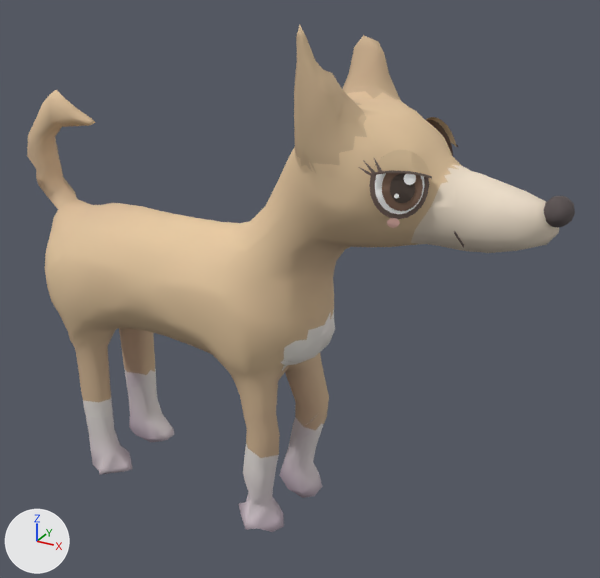
A saved change to the glTF model art/models/animals/indie_dog.glb.
The view is the same before and after, from a camera (50 mm lens) standing at (0.432, -0.691, 0.634) and looking at (0.03, 0.04, 0.268). The lights are fixed; the arrows at lower left show +X, +Y and +Z. The first picture is the older version. Vertices at exactly the same position are counted once.

In view in the first picture: 'indie_dog'.
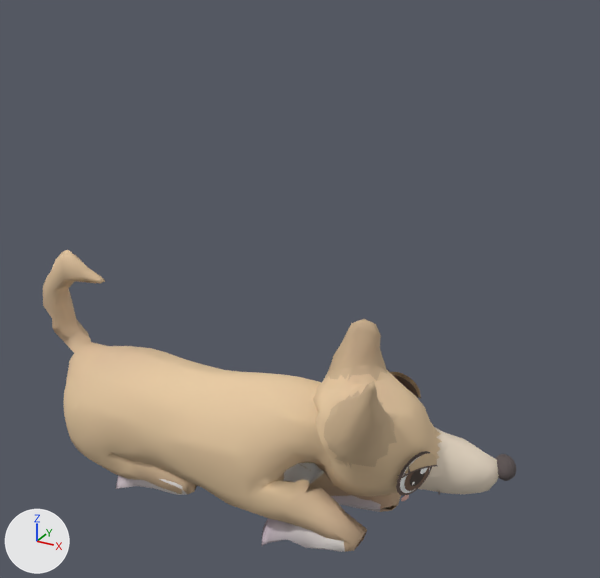
The newer file adds a shape key; the second version is drawn at full value of the shape key 'sleep' of 'indie_dog', and the change is written as the vertex moves it makes.

Changed parts and their boxes (x1, y1, x2, y2) in the pictures (600 x 578 px; the box of a moved part takes in the faces that stretch with it):
'indie_dog', reshaped (14% narrower, 40% shorter)
    before: (27, 25, 575, 532)
    after: (43, 250, 516, 552)
part 1 of me_indie_dog, moved or reshaped
    before: (544, 196, 575, 227)
    after: (495, 454, 516, 481)
part 2 of me_indie_dog, moved or reshaped
    before: (369, 175, 429, 219)
    after: (396, 451, 432, 496)
part 3 of me_indie_dog, moved or reshaped
    before: (375, 173, 425, 214)
    after: (400, 456, 430, 493)
part 4 of me_indie_dog, moved or reshaped
    before: (382, 173, 423, 211)
    after: (404, 467, 430, 491)
part 5 of me_indie_dog, moved or reshaped
    before: (390, 173, 415, 203)
    after: (410, 469, 425, 486)
part 6 of me_indie_dog, moved or reshaped
    before: (404, 174, 416, 185)
    after: (420, 468, 428, 474)
part 7 of me_indie_dog, moved or reshaped
    before: (373, 150, 430, 176)
    after: (403, 453, 437, 476)
part 8 of me_indie_dog, moved or reshaped
    before: (370, 171, 432, 179)
    after: (407, 465, 438, 475)
part 9 of me_indie_dog, moved or reshaped
    before: (387, 218, 400, 228)
    after: (401, 495, 409, 501)
part 10 of me_indie_dog, moved or reshaped
    before: (426, 119, 453, 156)
    after: (393, 375, 418, 398)
part 11 of me_indie_dog, moved or reshaped
    before: (426, 117, 456, 146)
    after: (390, 372, 421, 399)
part 12 of me_indie_dog, moved or reshaped
    before: (27, 25, 559, 532)
    after: (43, 250, 499, 552)

Diff of the bpy script that builds the scene:
```diff
--- a/art/models/animals/indie_dog.glb.py
+++ b/art/models/animals/indie_dog.glb.py
@@ me_indie_dog @@
-me_indie_dog.from_pydata(...)  # 1914 vertices, 3148 faces; spans x -0.314..0.314, y -0.078..0.078, z 0.0..0.558
+me_indie_dog.from_pydata(...)  # 1914 vertices, 3148 faces; spans x -0.314..0.268, y -0.075..0.135, z 0.0..0.277
+# me_indie_dog part 1: the loose piece of 62 vertices spanning x 0.287..0.314, y -0.018..0.016, z 0.399..0.425 is multiplied about its middle by the matrix ((0.814, -0.462, 0.351), (0.516, 0.853, -0.074), (-0.265, 0.241, 0.934)), then moved by (-0.046, 0.12, -0.351)
+# me_indie_dog part 2: the loose piece of 21 vertices spanning x 0.156..0.199, y -0.07..-0.04, z 0.403..0.46 is multiplied about its middle by the matrix ((0.814, -0.462, 0.351), (0.516, 0.853, -0.074), (-0.265, 0.241, 0.934)), then moved by (0.009, 0.063, -0.333)
+# me_indie_dog part 3: the loose piece of 21 vertices spanning x 0.16..0.196, y -0.068..-0.043, z 0.407..0.456 is multiplied about its middle by the matrix ((0.814, -0.462, 0.351), (0.516, 0.853, -0.074), (-0.265, 0.241, 0.934)), then moved by (0.009, 0.064, -0.333)
+# me_indie_dog part 4: the loose piece of 21 vertices spanning x 0.166..0.195, y -0.066..-0.045, z 0.41..0.449 is multiplied about its middle by the matrix ((0.814, -0.462, 0.351), (0.516, 0.853, -0.074), (-0.265, 0.241, 0.934)), then moved by (0.008, 0.065, -0.333)
+# me_indie_dog part 5: the loose piece of 21 vertices spanning x 0.172..0.19, y -0.063..-0.05, z 0.417..0.442 is multiplied about its middle by the matrix ((0.814, -0.462, 0.351), (0.516, 0.853, -0.074), (-0.265, 0.241, 0.934)), then moved by (0.008, 0.066, -0.334)
+# me_indie_dog part 6: the loose piece of 13 vertices spanning x 0.181..0.19, y -0.055..-0.049, z 0.432..0.443 is multiplied about its middle by the matrix ((0.814, -0.462, 0.351), (0.516, 0.853, -0.074), (-0.265, 0.241, 0.934)), then moved by (0.008, 0.067, -0.335)
+# me_indie_dog part 7: the loose piece of 42 vertices spanning x 0.158..0.201, y -0.071..-0.043, z 0.438..0.462 is multiplied about its middle by the matrix ((0.814, -0.462, 0.351), (0.516, 0.853, -0.074), (-0.265, 0.241, 0.934)), then moved by (0.016, 0.063, -0.335)
+# me_indie_dog part 8: the loose piece of 50 vertices spanning x 0.158..0.202, y -0.072..-0.043, z 0.438..0.445 is multiplied about its middle by the matrix ((0.814, -0.462, 0.351), (0.516, 0.853, -0.074), (-0.265, 0.241, 0.934)), then moved by (0.013, 0.064, -0.335)
+# me_indie_dog part 9: the loose piece of 15 vertices spanning x 0.172..0.182, y -0.066..-0.06, z 0.396..0.404 is multiplied about its middle by the matrix ((0.814, -0.462, 0.351), (0.516, 0.853, -0.074), (-0.265, 0.241, 0.934)), then moved by (0.002, 0.067, -0.332)
+# me_indie_dog part 10: the loose piece of 21 vertices spanning x 0.144..0.189, y 0.045..0.071, z 0.408..0.465 is multiplied about its middle by the matrix ((0.814, -0.462, 0.351), (0.516, 0.853, -0.074), (-0.265, 0.241, 0.934)), then moved by (-0.04, 0.041, -0.303)
+# me_indie_dog part 11: the loose piece of 42 vertices spanning x 0.146..0.192, y 0.049..0.072, z 0.444..0.467 is multiplied about its middle by the matrix ((0.814, -0.462, 0.351), (0.516, 0.853, -0.074), (-0.265, 0.241, 0.934)), then moved by (-0.035, 0.04, -0.304)
+# me_indie_dog part 12: 1416 of 1914 vertices moved; they spanned x -0.314..0.302, y -0.078..0.078, z 0.0..0.558 and now span x -0.314..0.253, y -0.075..0.128, z 0.0..0.277; mean shift (0.021, 0.014, -0.196); largest move (0.299, -0.007, 0.393) -> (0.249, 0.115, 0.043)
+# other edits to the shape of me_indie_dog do not show in these pictures
 me_indie_dog.materials.append(mat_coat)
```
